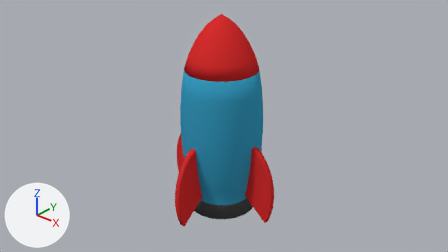
Renders of the Blender file Assets/models/Rocket.blend from each side of a commit.
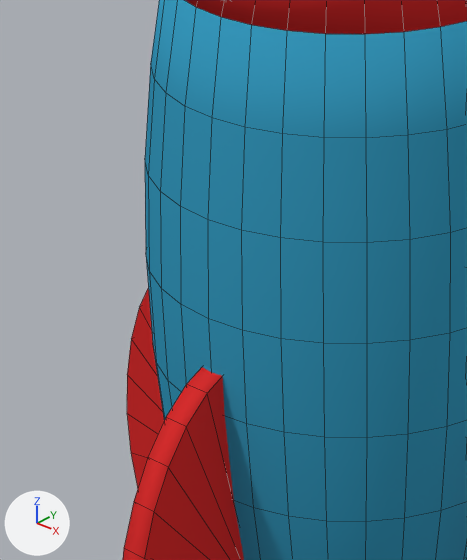
The first picture shows the older version from the file's camera 'Camera'. The close-ups show both versions on the part from 34% to 55% of the width and 30% to 74% of the height of that picture; other places that the commit changed are outside them. The lights are fixed; the arrows at lower left show +X, +Y and +Z. The close-ups show mesh edges as thin lines.

The scene before the commit, as lines of its bpy script (objects in view):
```python
me_sphere_000 = bpy.data.meshes.new('Sphere.000')
me_sphere_000.from_pydata(...)  # 193 vertices, 193 faces; spans x -1.73..0.0, y -0.86..0.87, z 0.01..1.26
me_sphere_000.materials.append(mat_material)  # picture img_rockettexture1_png_001
me_sphere_002 = bpy.data.meshes.new('Sphere.002')
me_sphere_002.from_pydata(...)  # 384 vertices, 385 faces; spans x -1.0..1.0, y -1.0..1.0, z -2.21..1.4
me_sphere_002.materials.append(mat_material)  # picture img_rockettexture1_png_001
me_sphere_003 = bpy.data.meshes.new('Sphere.003')
me_sphere_003.from_pydata(...)  # 26 vertices, 35 faces; spans x -0.07..0.07, y -1.59..-0.78, z -2.23..-0.26
me_sphere_003.materials.append(mat_material)  # picture img_rockettexture1_png_001
ob_body = bpy.data.objects.new('Body', me_sphere_002)
ob_body.location = (0.0, 0.0, 2.7)
ob_nose = bpy.data.objects.new('Nose', me_sphere_000)
ob_nose.location = (0.862, -0.006, 4.093)
ob_wing1 = bpy.data.objects.new('Wing1', me_sphere_003)
ob_wing1.location = (0.0, 0.0, 2.7)
# also in view: 'Wing4' at (-1.18, 0.0, 1.45)
```
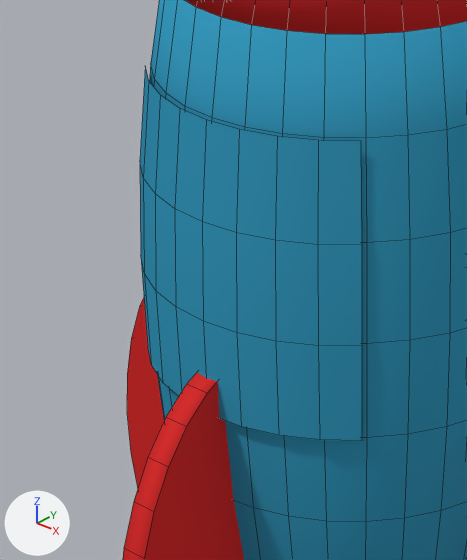
Where the change shows, as pixel boxes [x1, y1, x2, y2] in the close-ups (467 x 560 px):
'Body', reshaped
    before: [145, 0, 467, 560]
    after: [140, 0, 467, 560]
part 1 of me_sphere_002, added (cyan)
    after: [140, 66, 362, 441]

The change, as a diff of the scene's bpy script:
```diff
--- a/Assets/models/Rocket.blend.py
+++ b/Assets/models/Rocket.blend.py
@@ me_sphere_002 @@
 # used by ob_body; location = (0.0, 0.0, 2.7)
-me_sphere_002.from_pydata(...)  # 384 vertices, 385 faces; spans x -1.0..1.0, y -1.0..1.0, z -2.21..1.4
+me_sphere_002.from_pydata(...)  # 452 vertices, 382 faces; spans x -1.0..1.0, y -1.03..1.0, z -2.21..1.4
+# me_sphere_002 part 1: a new loose piece of 36 vertices spanning x -0.71..0.71, y -1.03..-0.7, z -0.53..0.95, in mat_material (picture img_rockettexture1_png_001)
 me_sphere_002.materials.append(mat_material)
```
